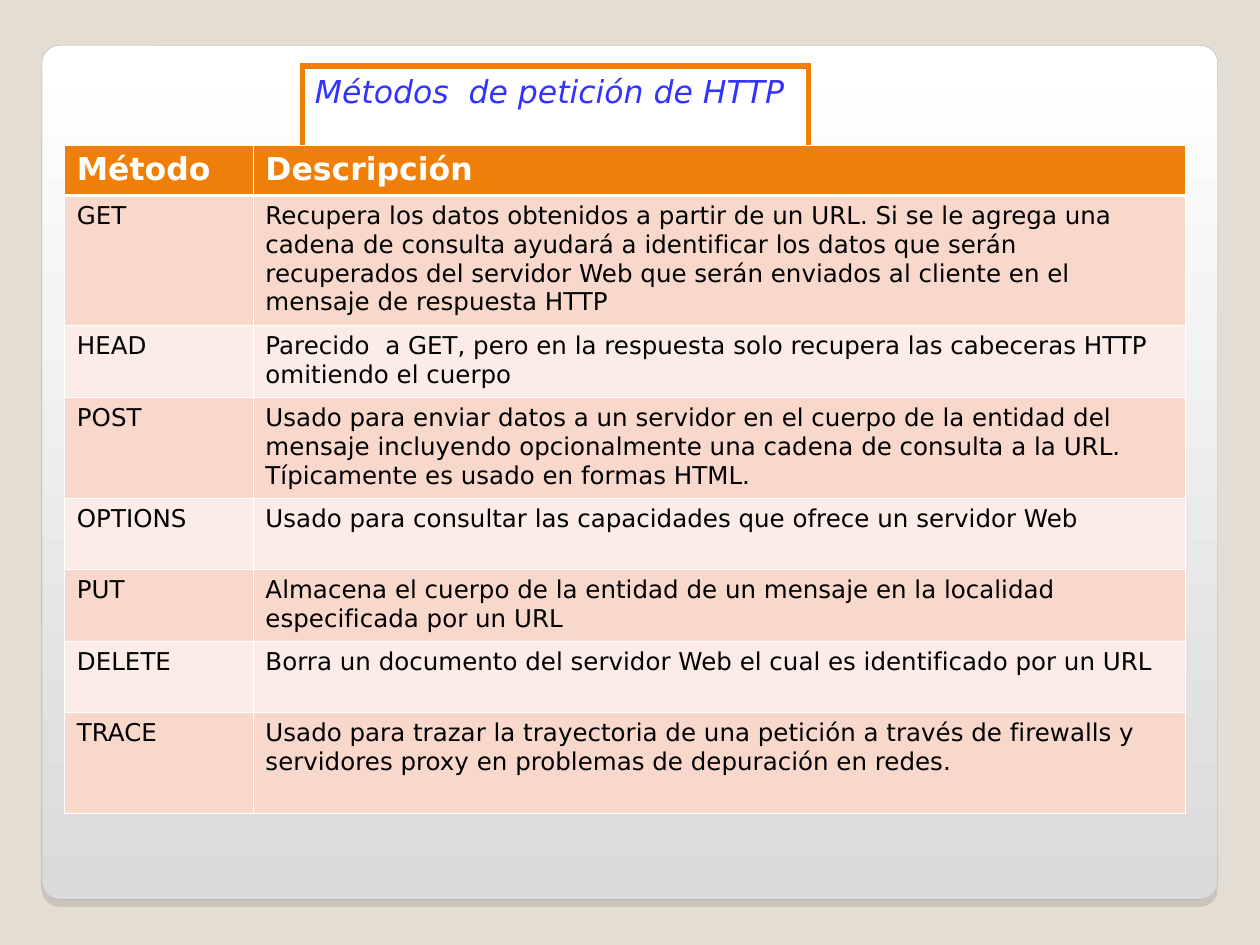
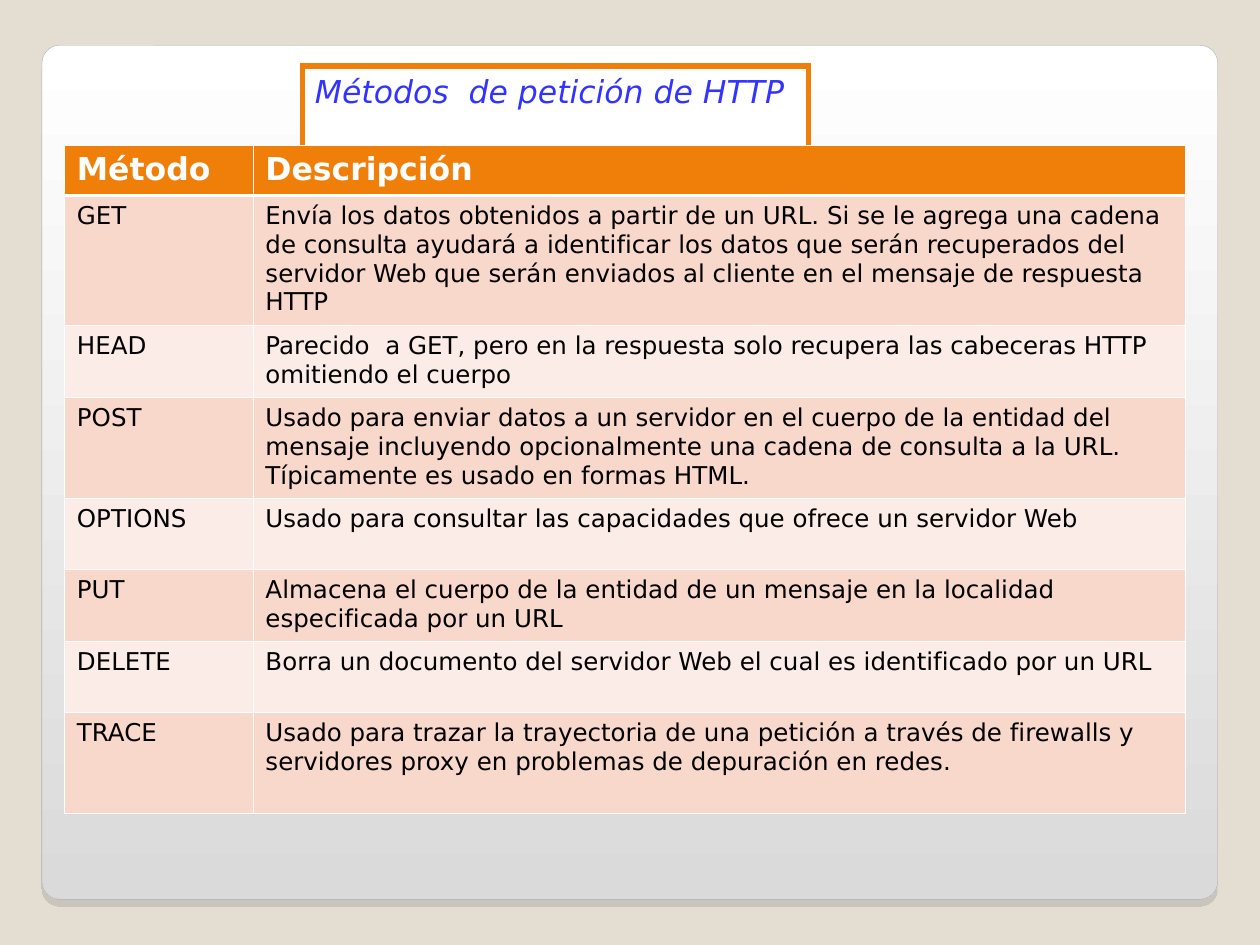
Before and after one commit to fhca/ProgWeb, a slide deck: slide 12 of PRESENTA/Tema 1 WEB Introduccion.ppt. Drawn at 1260x945 pixels with LibreOffice and Linux fonts; fonts in the diff are those of the drawing; background and template pictures are left out. Boxes give left, top, right and bottom in pixels: in the first picture for what was removed or moved away, otherwise in the second. Text is boxed around its words. In the diff, an @@ line names an element or a change of style, - is before the commit and + after.

```diff
--- a/PRESENTA/Tema 1 WEB Introduccion.ppt
+++ b/PRESENTA/Tema 1 WEB Introduccion.ppt
@@ table at [64, 145, 1186, 779] @@
-row 2, column 2: Recupera los datos obtenidos a partir de un URL. Si se le agrega una cadena de consulta ayudará a identificar los datos que serán recuperados del servidor Web que serán enviados al cliente en el mensaje de respuesta HTTP
+row 2, column 2: Envía los datos obtenidos a partir de un URL. Si se le agrega una cadena de consulta ayudará a identificar los datos que serán recuperados del servidor Web que serán enviados al cliente en el mensaje de respuesta HTTP
```
Also in this commit, not shown: 1 other file.
